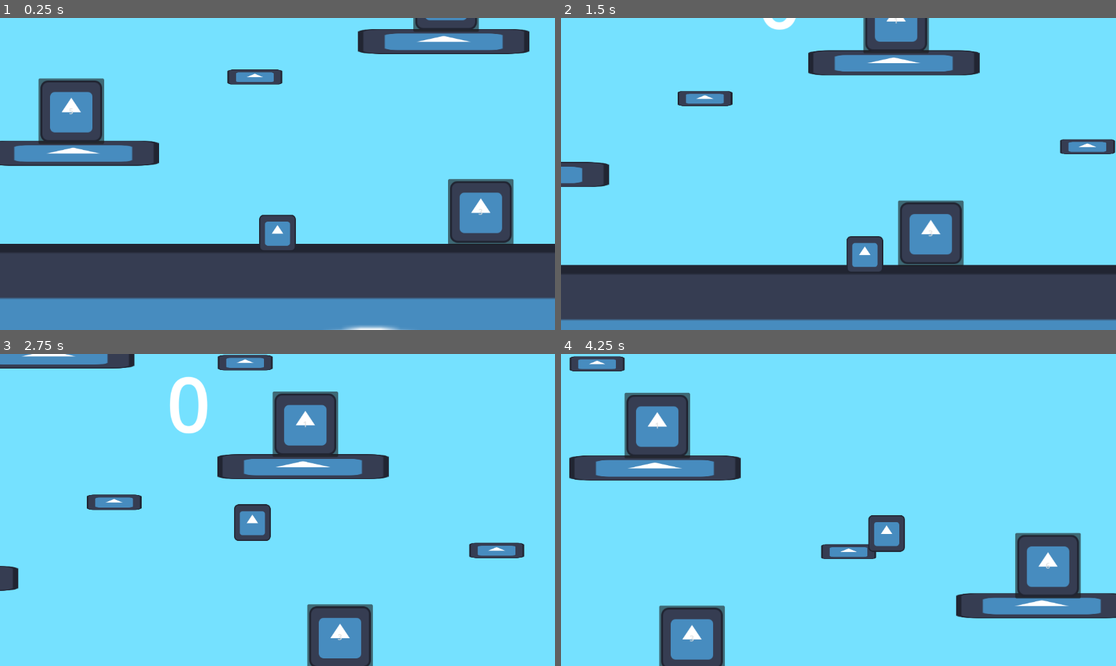
Above: before the commit, frames 1-4 (two rows, left to right).
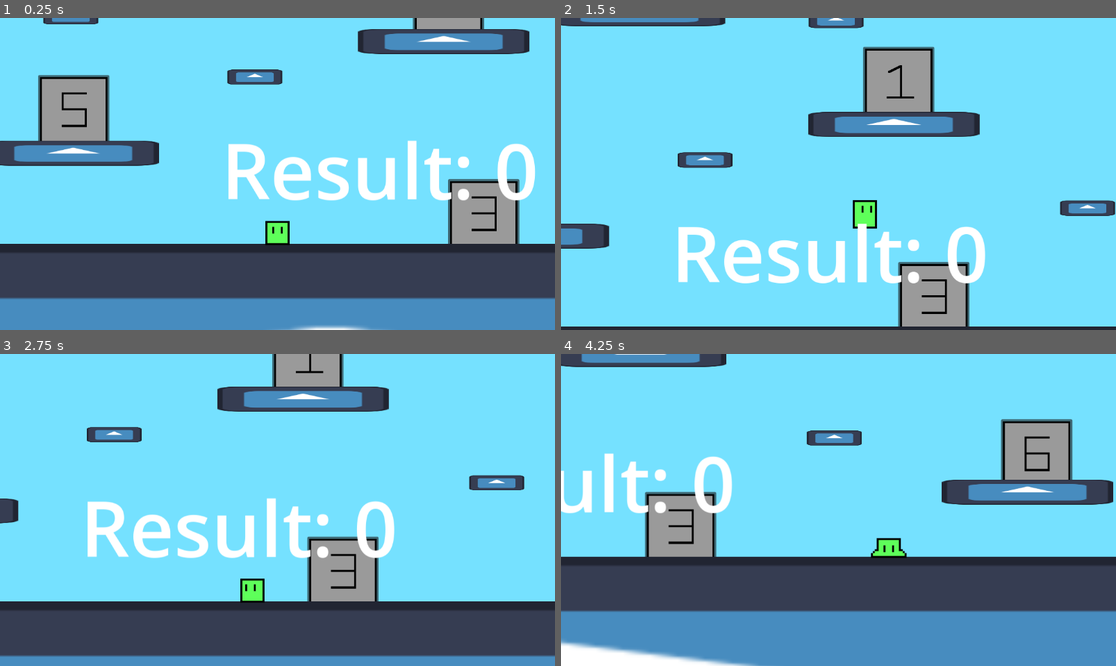
Above: after the commit, the same moments.

Repository: ShadowArcher289/the-numbers-slime
Game: Godot game, scene res://scenes/game.tscn
The game is run twice, just before and just after one commit, with the same random seed, the same clock (stepped at 60 frames per second) and the same inputs. The engine's default icon, where the game draws it, is replaced by a stand-in: a white triangle on a blue panel in a dark square.
Inputs:
- Up to frame 1 (0.25 s): no input
- Up to frame 2 (1.5 s): tap Enter (enter) at 0.5 s; hold Space (select) 0.53-1.28 s; hold D (move_right) from 0.53 s (still down); tap W (jump) at 0.77, 0.8, 1.07, 1.35 s
- Up to frame 3 (2.75 s): tap W (jump) at 1.52, 1.82, 2.3 s; tap Space (select) at 1.55 s; release D (move_right) at 2.03 s; hold A (move_left) from 2.03 s (still down); hold Enter (enter) from 2.03 s (still down)
- Up to frame 4 (4.25 s): release A (move_left) at 2.78 s; release Enter (enter) at 2.78 s; hold D (move_right) from 2.78 s (still down); tap Space (select) at 2.85 s; tap W (jump) at 3.02, 3.32, 3.77, 3.8, 4.07 s; hold Shift (sprint) from 3.53 s (still down)

The runs differ from the first frame. In frame 1, 11% of the frame differs, in the area x 6-97%, y 0-100%; in frame 2, 38%; in frame 3, 39%; in frame 4, 51%, in the area x 0-100%, y 0-100%.

Commit message:
added button sprites and improved the inputting system

Diff:
--- a/scenes/game.tscn
+++ b/scenes/game.tscn
@@ -20,126 +20,24 @@
 script = ExtResource("1_uwrxv")
 
 [node name="Sky" type="ColorRect" parent="."]
-offset_left = -2335.0
+offset_left = -2946.0
 offset_top = -1267.0
-offset_right = 3407.0
+offset_right = 4102.0
 offset_bottom = 868.0
 size_flags_horizontal = 3
 size_flags_vertical = 3
 color = Color(0.458824, 0.882353, 1, 1)
 
-[node name="TileMapLayer" type="TileMapLayer" parent="."]
-visible = false
-
 [node name="ResultsLabel" type="Label" parent="."]
-offset_left = -718.0
-offset_top = -129.0
-offset_right = 1809.0
-offset_bottom = 205.0
+offset_left = -1807.0
+offset_top = -762.0
+offset_right = 3108.0
+offset_bottom = 546.0
 theme_override_font_sizes/font_size = 160
 text = "0"
 horizontal_alignment = 1
-vertical_alignment = 1
+vertical_alignment = 2
 autowrap_mode = 1
-
-[node name="Platforms" type="Node" parent="."]
-
-[node name="Platorm" parent="Platforms" instance=ExtResource("4_lbhrr")]
-position = Vector2(14, 403)
-
-[node name="Platorm2" parent="Platforms" instance=ExtResource("4_lbhrr")]
-position = Vector2(783, 171)
-
-[node name="Platorm3" parent="Platforms" instance=ExtResource("4_lbhrr")]
-position = Vector2(255, -59)
-
-[node name="Platorm5" parent="Platforms" instance=ExtResource("4_lbhrr")]
-position = Vector2(-696, -291)
-
-[node name="Platorm6" parent="Platforms" instance=ExtResource("4_lbhrr")]
-position = Vector2(1413, -231)
-
-[node name="Platorm9" parent="Platforms" instance=ExtResource("4_lbhrr")]
-position = Vector2(-356, -36)
-
-[node name="Platorm7" parent="Platforms" instance=ExtResource("4_lbhrr")]
-position = Vector2(2440, 286)
-
-[node name="Platorm8" parent="Platforms" instance=ExtResource("4_lbhrr")]
-position = Vector2(1586, 457)
-
-[node name="Platorm4" parent="Platforms" instance=ExtResource("4_lbhrr")]
-position = Vector2(-896, 202)
-
-[node name="PlatormS" parent="Platforms" instance=ExtResource("5_iywne")]
-position = Vector2(-410, 317)
-
-[node name="PlatormS2" parent="Platforms" instance=ExtResource("5_iywne")]
-position = Vector2(391, 245)
-
-[node name="PlatormS3" parent="Platforms" instance=ExtResource("5_iywne")]
-position = Vector2(1185, 345)
-
-[node name="PlatormS14" parent="Platforms" instance=ExtResource("5_iywne")]
-position = Vector2(1118, -83)
-
-[node name="PlatormS4" parent="Platforms" instance=ExtResource("5_iywne")]
-position = Vector2(2025, 389)
-
-[node name="PlatormS5" parent="Platforms" instance=ExtResource("5_iywne")]
-position = Vector2(2103, 72)
-
-[node name="PlatormS6" parent="Platforms" instance=ExtResource("5_iywne")]
-position = Vector2(1825, -117)
-
-[node name="PlatormS7" parent="Platforms" instance=ExtResource("5_iywne")]
-position = Vector2(919, -395)
-
-[node name="PlatormS15" parent="Platforms" instance=ExtResource("5_iywne")]
-position = Vector2(-829, -42)
-
-[node name="PlatormS8" parent="Platforms" instance=ExtResource("5_iywne")]
-position = Vector2(-171, -239)
-
-[node name="PlatormS9" parent="Platforms" instance=ExtResource("5_iywne")]
-position = Vector2(663, -45)
-
-[node name="PlatormS10" parent="Platforms" instance=ExtResource("5_iywne")]
-position = Vector2(-1239, 50)
-
-[node name="PlatormS11" parent="Platforms" instance=ExtResource("5_iywne")]
-position = Vector2(-1411, -139)
-
-[node name="PlatormS12" parent="Platforms" instance=ExtResource("5_iywne")]
-position = Vector2(-1089, -234)
-
-[node name="PlatormS13" parent="Platforms" instance=ExtResource("5_iywne")]
-position = Vector2(2809, 461)
-
-[node name="Boundaries" type="Node" parent="."]
-
-[node name="Ground" type="StaticBody2D" parent="Boundaries"]
-
-[node name="CollisionShape2D" type="CollisionShape2D" parent="Boundaries/Ground"]
-position = Vector2(583, 633.5)
-shape = SubResource("RectangleShape2D_yqjtg")
-
-[node name="Icon" type="Sprite2D" parent="Boundaries/Ground"]
-position = Vector2(631.5, 894)
-scale = Vector2(41.3516, 4.73437)
-texture = ExtResource("3_lnu2h")
-
-[node name="WallR" type="StaticBody2D" parent="Boundaries"]
-position = Vector2(3191, 30)
-
-[node name="CollisionShape2D" type="CollisionShape2D" parent="Boundaries/WallR"]
-shape = SubResource("WorldBoundaryShape2D_yqjtg")
-
-[node name="WallL" type="StaticBody2D" parent="Boundaries"]
-position = Vector2(-1891, 0)
-
-[node name="CollisionShape2D" type="CollisionShape2D" parent="Boundaries/WallL"]
-shape = SubResource("WorldBoundaryShape2D_lnu2h")
 
 [node name="NumberButtons" type="Node" parent="."]
 
@@ -165,10 +63,10 @@
 value = 2
 
 [node name="NumberButton3" parent="NumberButtons" instance=ExtResource("6_p57ef")]
-offset_left = -58.0
-offset_top = 248.0
-offset_right = 78.0
-offset_bottom = 384.0
+offset_left = -59.0
+offset_top = 241.0
+offset_right = 77.0
+offset_bottom = 377.0
 value = 5
 
 [node name="NumberButton4" parent="NumberButtons" instance=ExtResource("6_p57ef")]
@@ -178,10 +76,10 @@
 offset_bottom = -244.0
 
 [node name="NumberButton5" parent="NumberButtons" instance=ExtResource("6_p57ef")]
-offset_left = 720.0
-offset_top = 15.0
-offset_right = 856.0
-offset_bottom = 151.0
+offset_left = 719.0
+offset_top = 10.0
+offset_right = 855.0
+offset_bottom = 146.0
 value = 1
 
 [node name="NumberButton6" parent="NumberButtons" instance=ExtResource("6_p57ef")]
@@ -213,16 +111,16 @@
 value = 3
 
 [node name="NumberButton10" parent="NumberButtons" instance=ExtResource("6_p57ef")]
-offset_left = -531.0
-offset_top = 471.0
-offset_right = -395.0
-offset_bottom = 607.0
+offset_left = -1597.0
+offset_top = -278.0
+offset_right = -1461.0
+offset_bottom = -142.0
 value = 7
 
 [node name="NumberButton12" parent="NumberButtons" instance=ExtResource("6_p57ef")]
-offset_left = -1197.0
+offset_left = -1586.0
 offset_top = 462.0
-offset_right = -1061.0
+offset_right = -1450.0
 offset_bottom = 598.0
 value = 12
 
@@ -232,6 +130,111 @@
 offset_right = -290.0
 offset_bottom = -50.0
 value = 10
+
+[node name="Platforms" type="Node" parent="."]
+
+[node name="Platorm" parent="Platforms" instance=ExtResource("4_lbhrr")]
+position = Vector2(14, 403)
+
+[node name="Platorm2" parent="Platforms" instance=ExtResource("4_lbhrr")]
+position = Vector2(783, 171)
+
+[node name="Platorm3" parent="Platforms" instance=ExtResource("4_lbhrr")]
+position = Vector2(255, -59)
+
+[node name="Platorm5" parent="Platforms" instance=ExtResource("4_lbhrr")]
+position = Vector2(-696, -291)
+
+[node name="Platorm6" parent="Platforms" instance=ExtResource("4_lbhrr")]
+position = Vector2(1413, -231)
+
+[node name="Platorm9" parent="Platforms" instance=ExtResource("4_lbhrr")]
+position = Vector2(-356, -36)
+
+[node name="Platorm7" parent="Platforms" instance=ExtResource("4_lbhrr")]
+position = Vector2(2440, 286)
+
+[node name="Platorm8" parent="Platforms" instance=ExtResource("4_lbhrr")]
+position = Vector2(1586, 457)
+
+[node name="Platorm4" parent="Platforms" instance=ExtResource("4_lbhrr")]
+position = Vector2(-896, 202)
+
+[node name="Platorm10" parent="Platforms" instance=ExtResource("4_lbhrr")]
+position = Vector2(-1530, -122)
+
+[node name="PlatormS" parent="Platforms" instance=ExtResource("5_iywne")]
+position = Vector2(-410, 317)
+
+[node name="PlatormS2" parent="Platforms" instance=ExtResource("5_iywne")]
+position = Vector2(391, 245)
+
+[node name="PlatormS3" parent="Platforms" instance=ExtResource("5_iywne")]
+position = Vector2(1185, 345)
+
+[node name="PlatormS14" parent="Platforms" instance=ExtResource("5_iywne")]
+position = Vector2(1118, -83)
+
+[node name="PlatormS4" parent="Platforms" instance=ExtResource("5_iywne")]
+position = Vector2(2025, 389)
+
+[node name="PlatormS5" parent="Platforms" instance=ExtResource("5_iywne")]
+position = Vector2(2103, 72)
+
+[node name="PlatormS6" parent="Platforms" instance=ExtResource("5_iywne")]
+position = Vector2(1825, -117)
+
+[node name="PlatormS7" parent="Platforms" instance=ExtResource("5_iywne")]
+position = Vector2(919, -395)
+
+[node name="PlatormS15" parent="Platforms" instance=ExtResource("5_iywne")]
+position = Vector2(-829, -42)
+
+[node name="PlatormS8" parent="Platforms" instance=ExtResource("5_iywne")]
+position = Vector2(-171, -239)
+
+[node name="PlatormS9" parent="Platforms" instance=ExtResource("5_iywne")]
+position = Vector2(663, -45)
+
+[node name="PlatormS16" parent="Platforms" instance=ExtResource("5_iywne")]
+position = Vector2(9, 120)
+
+[node name="PlatormS10" parent="Platforms" instance=ExtResource("5_iywne")]
+position = Vector2(-1239, 50)
+
+[node name="PlatormS12" parent="Platforms" instance=ExtResource("5_iywne")]
+position = Vector2(-1089, -234)
+
+[node name="PlatormS13" parent="Platforms" instance=ExtResource("5_iywne")]
+position = Vector2(2809, 461)
+
+[node name="Boundaries" type="Node" parent="."]
+
+[node name="Ground" type="StaticBody2D" parent="Boundaries"]
+
+[node name="CollisionShape2D" type="CollisionShape2D" parent="Boundaries/Ground"]
+position = Vector2(583, 633.5)
+shape = SubResource("RectangleShape2D_yqjtg")
+
+[node name="Icon" type="Sprite2D" parent="Boundaries/Ground"]
+position = Vector2(547.25, 894)
+scale = Vector2(56.8711, 4.73437)
+texture = ExtResource("3_lnu2h")
+
+[node name="WallR" type="StaticBody2D" parent="Boundaries"]
+position = Vector2(3191, 30)
+
+[node name="CollisionShape2D" type="CollisionShape2D" parent="Boundaries/WallR"]
+shape = SubResource("WorldBoundaryShape2D_yqjtg")
+
+[node name="WallL" type="StaticBody2D" parent="Boundaries"]
+position = Vector2(-1891, 0)
+
+[node name="CollisionShape2D" type="CollisionShape2D" parent="Boundaries/WallL"]
+shape = SubResource("WorldBoundaryShape2D_lnu2h")
+
+[node name="TileMapLayer" type="TileMapLayer" parent="."]
+visible = false
 
 [node name="Slime" parent="." instance=ExtResource("2_yqjtg")]
 z_index = 1
--- a/scenes/number_button.tscn
+++ b/scenes/number_button.tscn
@@ -1,35 +1,42 @@
-[gd_scene load_steps=4 format=3 uid="uid://b6v75ufqxa603"]
+[gd_scene load_steps=5 format=3 uid="uid://b6v75ufqxa603"]
 
 [ext_resource type="Texture2D" uid="uid://dcjyqidyqm4bi" path="res://icon.svg" id="1_txkc1"]
 [ext_resource type="Script" uid="uid://cuvl6313gv0di" path="res://scrpits/number_button.gd" id="2_f1ayh"]
+[ext_resource type="Texture2D" uid="uid://bsal673juc0g3" path="res://sprites/boring_shack.png" id="3_f1ayh"]
 
-[sub_resource type="RectangleShape2D" id="RectangleShape2D_txkc1"]
-size = Vector2(130, 131)
+[sub_resource type="RectangleShape2D" id="RectangleShape2D_f1ayh"]
+size = Vector2(147, 146)
 
 [node name="NumberButton" type="Button"]
-offset_right = 8.0
-offset_bottom = 8.0
+offset_right = 145.0
+offset_bottom = 145.0
+size_flags_horizontal = 0
 button_mask = 0
 icon = ExtResource("1_txkc1")
 icon_alignment = 1
 script = ExtResource("2_f1ayh")
+
+[node name="BoringShackImage" type="Sprite2D" parent="."]
+visible = false
+position = Vector2(70, -70)
+texture = ExtResource("3_f1ayh")
 
 [node name="StaticBody2D" type="StaticBody2D" parent="."]
 collision_layer = 16
 collision_mask = 16
 
 [node name="CollisionShape2D" type="CollisionShape2D" parent="StaticBody2D"]
-position = Vector2(69, 65.5)
-shape = SubResource("RectangleShape2D_txkc1")
+position = Vector2(71.5, 72)
+shape = SubResource("RectangleShape2D_f1ayh")
 
 [node name="RayCast2D" type="RayCast2D" parent="."]
 position = Vector2(5, 100)
-target_position = Vector2(127, 0)
+target_position = Vector2(138, 0)
 hit_from_inside = true
 
 [node name="RayCast2D2" type="RayCast2D" parent="."]
-position = Vector2(126, 53)
-target_position = Vector2(-121, 3)
+position = Vector2(143, 52)
+target_position = Vector2(-142, -1)
 hit_from_inside = true
 
 [node name="ClickDelay" type="Timer" parent="."]
--- a/scenes/platorm.tscn
+++ b/scenes/platorm.tscn
@@ -3,12 +3,13 @@
 [ext_resource type="Texture2D" uid="uid://dcjyqidyqm4bi" path="res://icon.svg" id="1_o4jgy"]
 
 [sub_resource type="RectangleShape2D" id="RectangleShape2D_icxj5"]
-size = Vector2(352, 48)
+size = Vector2(374, 48)
 
 [node name="Platorm" type="StaticBody2D"]
 
 [node name="CollisionShape2D" type="CollisionShape2D" parent="."]
 shape = SubResource("RectangleShape2D_icxj5")
+one_way_collision = true
 
 [node name="Icon2" type="Sprite2D" parent="."]
 scale = Vector2(2.78125, 0.40625)
--- a/scenes/platorm_s.tscn
+++ b/scenes/platorm_s.tscn
@@ -3,12 +3,13 @@
 [ext_resource type="Texture2D" uid="uid://dcjyqidyqm4bi" path="res://icon.svg" id="1_sblpq"]
 
 [sub_resource type="RectangleShape2D" id="RectangleShape2D_icxj5"]
-size = Vector2(110, 24)
+size = Vector2(130, 24)
 
 [node name="PlatormS" type="StaticBody2D"]
 
 [node name="CollisionShape2D" type="CollisionShape2D" parent="."]
 shape = SubResource("RectangleShape2D_icxj5")
+one_way_collision = true
 
 [node name="Icon2" type="Sprite2D" parent="."]
 scale = Vector2(0.890625, 0.244031)
--- a/scenes/slime.tscn
+++ b/scenes/slime.tscn
@@ -1,16 +1,117 @@
-[gd_scene load_steps=5 format=3 uid="uid://4bccyefe3f40"]
+[gd_scene load_steps=13 format=3 uid="uid://4bccyefe3f40"]
 
 [ext_resource type="Script" uid="uid://bv14pemvul58t" path="res://scrpits/slime.gd" id="1_371uh"]
-[ext_resource type="Texture2D" uid="uid://dcjyqidyqm4bi" path="res://icon.svg" id="2_p2gj0"]
+[ext_resource type="Texture2D" uid="uid://3pj3ixvhd24m" path="res://sprites/slime_idle_1.png" id="2_vnioy"]
+[ext_resource type="Texture2D" uid="uid://cfw8lt5878ymf" path="res://sprites/slime_crouch_down.png" id="3_2xjuo"]
+[ext_resource type="Texture2D" uid="uid://ch300m8pv8f1u" path="res://sprites/slime__stretch_up.png" id="4_a02ik"]
+[ext_resource type="Texture2D" uid="uid://c4jhbly3allai" path="res://sprites/slime_look_left.png" id="5_pu8ps"]
+[ext_resource type="Texture2D" uid="uid://bmhq27f4uxrya" path="res://sprites/slime_stretch_left.png" id="6_g40cl"]
+[ext_resource type="Texture2D" uid="uid://ccv8lsqd8gq18" path="res://sprites/slime_look_right.png" id="7_cxm07"]
+[ext_resource type="Texture2D" uid="uid://bbpmlh34ja8kf" path="res://sprites/slime_stretch_right.png" id="8_g2qvl"]
+[ext_resource type="Texture2D" uid="uid://bcccg3ndgw4le" path="res://sprites/slime_splat.png" id="9_tyl0w"]
+[ext_resource type="Texture2D" uid="uid://frx6quv3u3od" path="res://sprites/slime_fall.png" id="10_fur4c"]
 
 [sub_resource type="SpriteFrames" id="SpriteFrames_n6pvg"]
 animations = [{
 "frames": [{
 "duration": 1.0,
-"texture": ExtResource("2_p2gj0")
+"texture": ExtResource("2_vnioy")
 }],
-"loop": true,
-"name": &"default",
+"loop": false,
+"name": &"idle",
+"speed": 5.0
+}, {
+"frames": [{
+"duration": 1.0,
+"texture": ExtResource("3_2xjuo")
+}, {
+"duration": 1.0,
+"texture": ExtResource("4_a02ik")
+}],
+"loop": false,
+"name": &"jump",
+"speed": 5.0
+}, {
+"frames": [{
+"duration": 1.0,
+"texture": ExtResource("5_pu8ps")
+}],
+"loop": false,
+"name": &"look_left",
+"speed": 5.0
+}, {
+"frames": [{
+"duration": 1.0,
+"texture": ExtResource("6_g40cl")
+}],
+"loop": false,
+"name": &"look_left_air",
+"speed": 5.0
+}, {
+"frames": [{
+"duration": 1.0,
+"texture": ExtResource("7_cxm07")
+}],
+"loop": false,
+"name": &"look_right",
+"speed": 5.0
+}, {
+"frames": [{
+"duration": 1.0,
+"texture": ExtResource("8_g2qvl")
+}],
+"loop": false,
+"name": &"look_right_air",
+"speed": 5.0
+}, {
+"frames": [{
+"duration": 1.0,
+"texture": ExtResource("4_a02ik")
+}],
+"loop": false,
+"name": &"look_up_air",
+"speed": 5.0
+}, {
+"frames": [{
+"duration": 1.0,
+"texture": ExtResource("5_pu8ps")
+}, {
+"duration": 1.0,
+"texture": ExtResource("6_g40cl")
+}],
+"loop": false,
+"name": &"move_left",
+"speed": 5.0
+}, {
+"frames": [{
+"duration": 1.0,
+"texture": ExtResource("7_cxm07")
+}, {
+"duration": 1.0,
+"texture": ExtResource("8_g2qvl")
+}],
+"loop": false,
+"name": &"move_right",
+"speed": 5.0
+}, {
+"frames": [{
+"duration": 1.0,
+"texture": ExtResource("3_2xjuo")
+}, {
+"duration": 1.0,
+"texture": ExtResource("4_a02ik")
+}, {
+"duration": 1.0,
+"texture": ExtResource("9_tyl0w")
+}, {
+"duration": 1.0,
+"texture": ExtResource("10_fur4c")
+}, {
+"duration": 1.0,
+"texture": ExtResource("2_vnioy")
+}],
+"loop": false,
+"name": &"splat",
 "speed": 5.0
 }]
 
@@ -21,8 +122,8 @@
 script = ExtResource("1_371uh")
 
 [node name="AnimatedSprite2D" type="AnimatedSprite2D" parent="."]
-scale = Vector2(0.59375, 0.59375)
 sprite_frames = SubResource("SpriteFrames_n6pvg")
+animation = &"splat"
 
 [node name="CollisionShape2D" type="CollisionShape2D" parent="."]
 shape = SubResource("RectangleShape2D_p2gj0")
@@ -42,3 +143,7 @@
 target_position = Vector2(0, 52)
 collision_mask = 16
 hit_from_inside = true
+
+[node name="JumpTimer" type="Timer" parent="."]
+wait_time = 0.5
+one_shot = true
--- a/scrpits/game.gd
+++ b/scrpits/game.gd
@@ -21,13 +21,16 @@
 
 	if results == 0 && number_to_be_calculated != "":
 		results_label.text = str(number_to_be_calculated); # updates the results_label to the current input
+		results_label.z_index = 0;
 	else:
-		results_label.text = str(results); # updates the results_label to the output
+		results_label.text = "Result: " + str(results); # updates the results_label to the output
+		results_label.z_index = 5;
 
 	if manual_input.is_visible_in_tree(): # continuously run _manual_input() if manual_input is visible.
 		_manual_input();
 
 func _add_to_calc(value: int): # adds a given number to the list of numberrs
+	results = 0;
 	number_to_be_calculated += str(value);
 	print(number_to_be_calculated);
 
@@ -47,6 +50,7 @@
 
 func calculate(input: int): # converts the stored number_to_be_calculated into an int, calling number_sum with it and sets results to the output of number_sum
 	results = number_sum(int(input));
+	number_to_be_calculated = "";
 
 func _calculate_results() -> void:
 	calculate(int(number_to_be_calculated));
--- a/scrpits/number_button.gd
+++ b/scrpits/number_button.gd
@@ -1,6 +1,8 @@
 extends Button
 
 @export var value = 0; # value for the button, default 0
+
+@onready var boring_shack_image: Sprite2D = $BoringShackImage
 
 @onready var darken_rect: ColorRect = $DarkenRect
 
@@ -10,40 +12,39 @@
 @onready var ray_cast_2d_2: RayCast2D = $RayCast2D2
 
 func _ready() -> void:
+	boring_shack_image.hide();
 	darken_rect.hide();
 	SignalBus.slime_press.connect(_on_slime_press);
-	text = str(value); # temporary number to distinguish buttons
+	#text = str(value); # temporary number to distinguish buttons
 	match value: # set the icon depending on the value
 		0:
-			self.icon = preload("res://icon.svg");
+			self.icon = preload("res://sprites/button_0.png");
 		1:
-			self.icon = preload("res://icon.svg");
+			self.icon = preload("res://sprites/button_1.png");
 		2:
-			self.icon = preload("res://icon.svg");
+			self.icon = preload("res://sprites/button_2.png");
 		3:
-			self.icon = preload("res://icon.svg");
+			self.icon = preload("res://sprites/button_3.png");
 		4:
-			self.icon = preload("res://icon.svg");
+			self.icon = preload("res://sprites/button_4.png");
 		5:
-			self.icon = preload("res://icon.svg");
+			self.icon = preload("res://sprites/button_5.png");
 		6:
-			self.icon = preload("res://icon.svg");
+			self.icon = preload("res://sprites/button_6.png");
 		7:
-			self.icon = preload("res://icon.svg");
+			self.icon = preload("res://sprites/button_7.png");
 		8:
-			self.icon = preload("res://icon.svg");
+			self.icon = preload("res://sprites/button_8.png");
 		9:
-			self.icon = preload("res://icon.svg");
+			self.icon = preload("res://sprites/button_9.png");
 		10:
-			text = "Submit";
-			self.icon = null;
+			self.icon = preload("res://sprites/button_submit.png");
 		11:
-			text = "Backspace";
-			self.icon = null;
+			self.icon = preload("res://sprites/button_delete.png");
 		12:
 			text = "BoringShack";
-			#self.icon = preload("res://icon.svg");
 			self.icon = null;
+			boring_shack_image.show();
 
 
 
--- a/scrpits/slime.gd
+++ b/scrpits/slime.gd
@@ -8,11 +8,13 @@
 @onready var ray_cast_2d: RayCast2D = $RayCast2D
 @onready var number_button_collider: RayCast2D = $NumberButtonCollider
 
+@onready var jump_timer: Timer = $JumpTimer
 
 var SPEED = 300;
 var SPRINT_SPEED = 600;
 var jumping = false;
 var fly = false;
+var gravity = 100;
 
 func _process(delta: float) -> void:
 	if fly: # fly mode
@@ -28,8 +30,17 @@
 	else:
 		move(delta);
 
-	if number_button_collider.is_colliding() && Input.is_action_pressed("select"):
+	if number_button_collider.is_colliding() && Input.is_action_pressed("select") && (animated_sprite_2d.animation != "splat"):
+		animated_sprite_2d.play("splat");
+		await get_tree().create_timer(0.2).timeout
+		self.position.y -= 30;
+		gravity = 0;
+		await get_tree().create_timer(0.1).timeout
 		SignalBus.emit_signal("slime_press");
+		await get_tree().create_timer(0.4).timeout
+		gravity = 100;
+		#await get_tree().create_timer(0.1).timeout
+		#self.position.y += 20;
 
 func move(delta: float) -> void: # runs player movement
 	# sprinting
@@ -42,21 +53,38 @@
 	var directionX = Input.get_axis("move_left", "move_right");
 
 	# vertical movement
-	if Input.is_action_pressed("jump") and is_on_floor():
+	if Input.is_action_pressed("jump") && is_on_floor() && jump_timer.is_stopped():
+		jump_timer.start();
+		animated_sprite_2d.play("jump");
+		await get_tree().create_timer(0.2).timeout;
 		velocity.y -= 2000;
 
 	#if ray_cast_2d.is_colliding(): # if colliding (presumably the ground) sets jump to false, allowing to jump again
 	#	jumping = false;
-
-	velocity.y += 100;
-
-	#horizontal movement
-	if directionX == -1: # Flip the sprite
-		animated_sprite_2d.flip_h = false;
-	elif directionX == 1:
-		animated_sprite_2d.flip_h = true;
+	velocity.y += gravity;
 
 	velocity.x = directionX * speed; # horizontal movement
-	#animated_sprite_2d.play("move");
+
+	#animations
+	# will not play animations if splatting
+	if directionX == 1 && (animated_sprite_2d.animation != "splat"): # Flip the sprite
+		#animated_sprite_2d.flip_h = false;
+		if is_on_floor():
+			if !animated_sprite_2d.is_playing(): # does not play running animation if another animation is going, this helps the jump animation to work
+				animated_sprite_2d.play("move_right");
+		else:
+			animated_sprite_2d.play("look_right_air");
+	elif directionX == -1 && (animated_sprite_2d.animation != "splat"):
+		if is_on_floor():
+			if !animated_sprite_2d.is_playing():
+				animated_sprite_2d.play("move_left");
+		else:
+			animated_sprite_2d.play("look_left_air");
+	else:
+		if is_on_floor():
+			if !animated_sprite_2d.is_playing():
+				animated_sprite_2d.play("idle");
+		elif animated_sprite_2d.animation != "splat":
+			animated_sprite_2d.play("look_up_air");
 
 	move_and_slide();
Binary file added: sprites/boring_shack.png
Not shown, added: sprites/boring_shack.png.import
Binary file added: sprites/button_0.png
Not shown, added: sprites/button_0.png.import
Binary file added: sprites/button_1.png
Not shown, added: sprites/button_1.png.import
Binary file added: sprites/button_2.png
Not shown, added: sprites/button_2.png.import
Binary file added: sprites/button_3.png
Not shown, added: sprites/button_3.png.import
Binary file added: sprites/button_4.png
Not shown, added: sprites/button_4.png.import
(and 32 more such lines)
